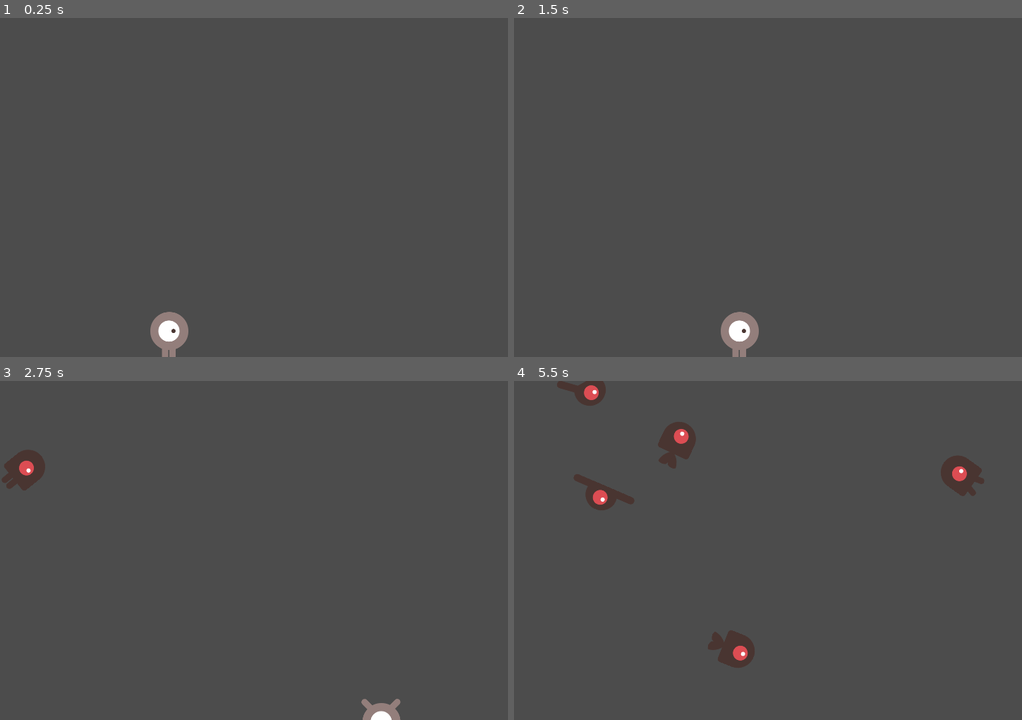
Above: before the commit, frames 1-4 (two rows, left to right).
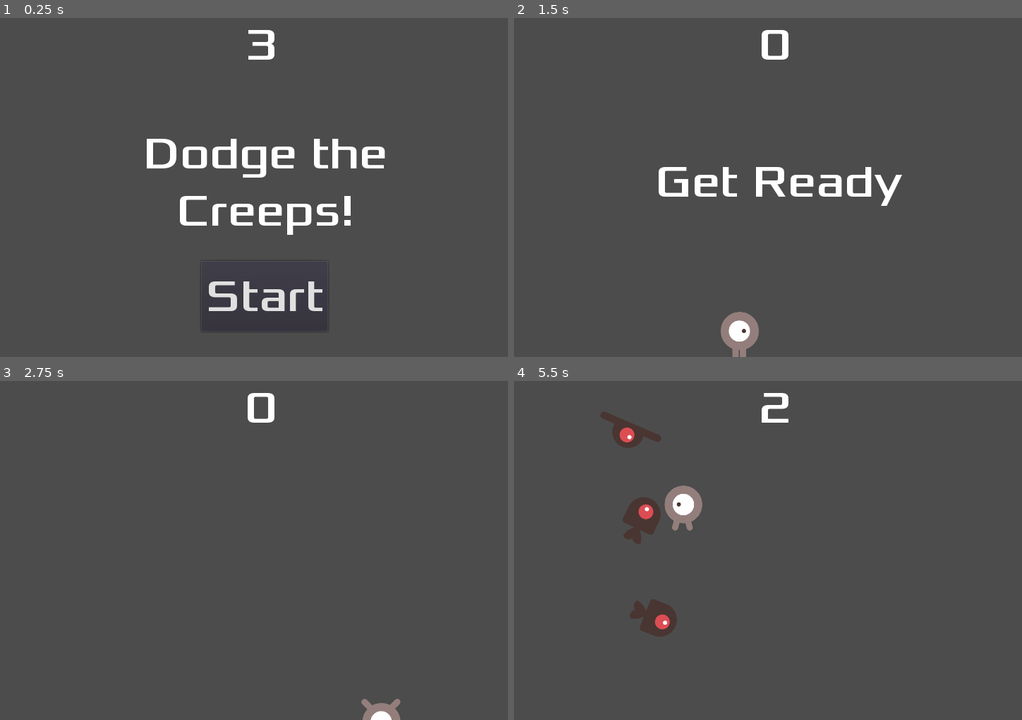
Above: after the commit, the same moments.

Repository: RawToast/DodgeTheCreeps
Game: Godot game, scene res://Main.tscn
Two runs of this game, one before a commit and one after it. Both use one fixed random seed, a clock stepped at 60 frames per second and the inputs below.
Inputs (mouse positions are in pixels of both pictures, inside the frame that each line leads up to):
- Up to frame 1 (0.25 s): no input
- Up to frame 2 (1.5 s): click (778, 295) at 0.5 s, where only the run after the commit has a clickable "Start"; tap Enter at 1.25 s; hold Right (ui_right) from 1.28 s (still down)
- Up to frame 3 (2.75 s): release Right (ui_right) at 2.03 s; hold Down (ui_down) from 2.03 s (still down)
- Up to frame 4 (5.5 s): release Down (ui_down) at 2.78 s; hold Right (ui_right) 2.78-3.53 s; hold Up (ui_up) 3.53-4.28 s; hold Left (ui_left) from 4.28 s (still down)

The runs differ from the first frame. In frame 1, 4.7% of the frame differs, in the area x 28-76%, y 3-100%; in frame 2, 2.0%; in frame 3, 1.0%; in frame 4, 5.7%, in the area x 8-93%, y 0-85%.

Commit message:
Working HUD

Diff:
--- /dev/null
+++ b/HUD.gd
@@ -0,0 +1,29 @@
+extends CanvasLayer
+
+signal start_game
+
+func show_message(text):
+	$Message.text = text
+	$Message.show()
+	$MessageTimer.start()
+
+func show_game_over():
+	show_message("Game Over")
+	# Wait until the MessageTimer has counted down.
+	yield($MessageTimer, "timeout")
+
+	$Message.text = "Dodge the\nCreeps!"
+	$Message.show()
+	# Make a one-shot timer and wait for it to finish.
+	yield(get_tree().create_timer(1), "timeout")
+	$StartButton.show()
+
+func update_score(score):
+	$ScoreLabel.text = str(score)
+
+func _on_MessageTimer_timeout():
+	$Message.hide()
+
+func _on_StartButton_pressed():
+	$StartButton.hide()
+	emit_signal("start_game")
--- /dev/null
+++ b/HUD.tscn
@@ -0,0 +1,56 @@
+[gd_scene load_steps=4 format=2]
+
+[ext_resource path="res://fonts/Xolonium-Regular.ttf" type="DynamicFontData" id=1]
+[ext_resource path="res://HUD.gd" type="Script" id=2]
+
+[sub_resource type="DynamicFont" id=1]
+size = 64
+font_data = ExtResource( 1 )
+
+[node name="HUD" type="CanvasLayer"]
+script = ExtResource( 2 )
+
+[node name="ScoreLabel" type="Label" parent="."]
+margin_left = 347.299
+margin_top = -0.584679
+margin_right = 392.299
+margin_bottom = 77.4153
+custom_fonts/font = SubResource( 1 )
+text = "3"
+align = 1
+__meta__ = {
+"_edit_use_anchors_": false
+}
+
+[node name="Message" type="Label" parent="."]
+margin_left = 196.661
+margin_top = 153.23
+margin_right = 554.661
+margin_bottom = 312.23
+custom_fonts/font = SubResource( 1 )
+text = "Dodge the
+Creeps!"
+align = 1
+valign = 1
+autowrap = true
+__meta__ = {
+"_edit_use_anchors_": false
+}
+
+[node name="StartButton" type="Button" parent="."]
+margin_left = 285.323
+margin_top = 344.335
+margin_right = 465.323
+margin_bottom = 444.335
+custom_fonts/font = SubResource( 1 )
+text = "Start"
+__meta__ = {
+"_edit_use_anchors_": false
+}
+
+[node name="MessageTimer" type="Timer" parent="."]
+wait_time = 2.0
+one_shot = true
+
+[connection signal="pressed" from="StartButton" to="." method="_on_StartButton_pressed"]
+[connection signal="timeout" from="MessageTimer" to="." method="_on_MessageTimer_timeout"]
--- a/Main.gd
+++ b/Main.gd
@@ -5,7 +5,7 @@
 
 func _ready():
 	randomize()
-	new_game()
+	# new_game()
 
 func _on_StartTimer_timeout():
 	$MobTimer.start()
@@ -13,16 +13,19 @@
 
 func _on_ScoreTimer_timeout():
 	score += 1
+	$HUD.update_score(score)
 
-
-func game_over():
+func _game_over():
 	$ScoreTimer.stop()
 	$MobTimer.stop()
+	$HUD.show_game_over()
 
 func new_game():
 	score = 0
 	$Player.start($StartPosition.position)
 	$StartTimer.start()
+	$HUD.update_score(score)
+	$HUD.show_message("Get Ready")
 
 func _on_MobTimer_timeout():
 	# Choose a random location on Path2D.
--- a/Main.tscn
+++ b/Main.tscn
@@ -1,8 +1,9 @@
-[gd_scene load_steps=5 format=2]
+[gd_scene load_steps=6 format=2]
 
 [ext_resource path="res://Player.tscn" type="PackedScene" id=1]
 [ext_resource path="res://Main.gd" type="Script" id=2]
 [ext_resource path="res://Mob.tscn" type="PackedScene" id=3]
+[ext_resource path="res://HUD.tscn" type="PackedScene" id=4]
 
 [sub_resource type="Curve2D" id=1]
 _data = {
@@ -31,10 +32,13 @@
 curve = SubResource( 1 )
 
 [node name="MobSpawnLocation" type="PathFollow2D" parent="MobPath"]
-position = Vector2( -0.100006, 1.70001 )
-rotation = -0.373414
+position = Vector2( 5.79645, 8.60413 )
+rotation = -0.00185878
+
+[node name="HUD" parent="." instance=ExtResource( 4 )]
 
 [connection signal="hit" from="Player" to="." method="_game_over"]
 [connection signal="timeout" from="MobTimer" to="." method="_on_MobTimer_timeout"]
 [connection signal="timeout" from="ScoreTimer" to="." method="_on_ScoreTimer_timeout"]
 [connection signal="timeout" from="StartTimer" to="." method="_on_StartTimer_timeout"]
+[connection signal="start_game" from="HUD" to="." method="new_game"]
